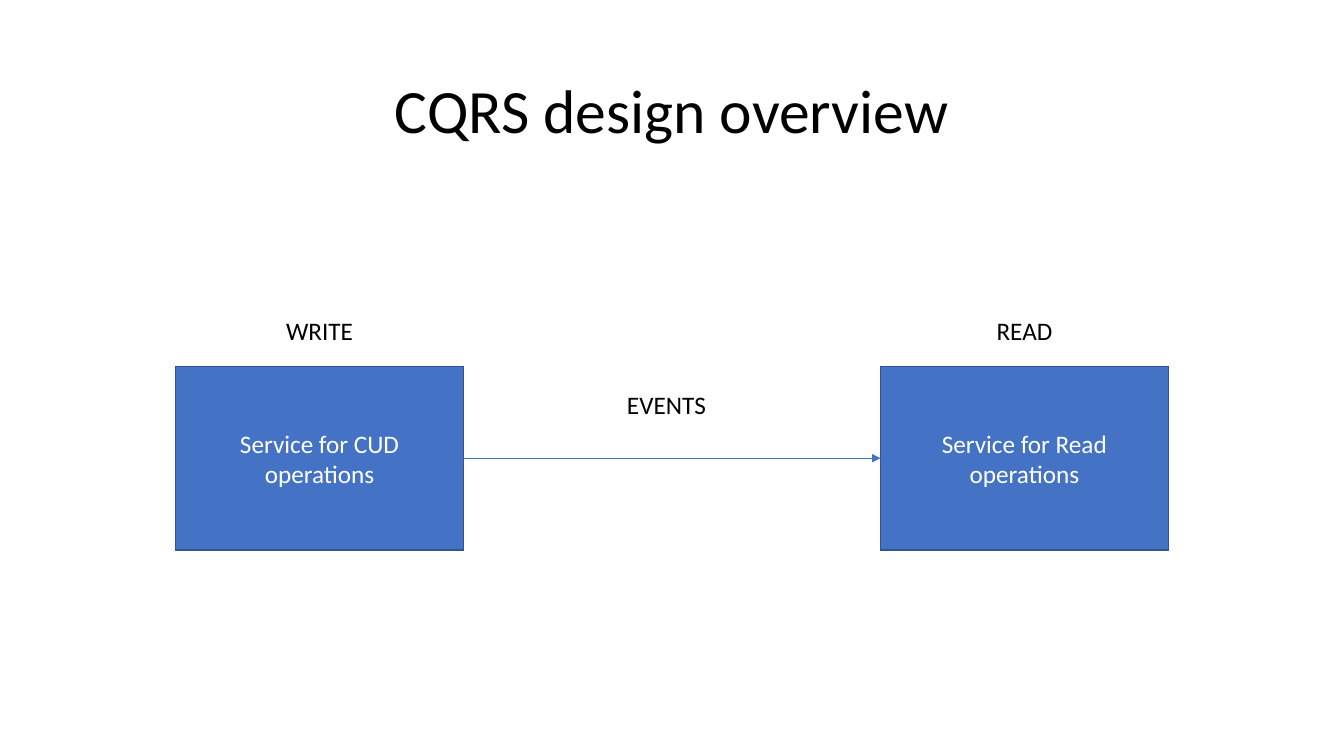
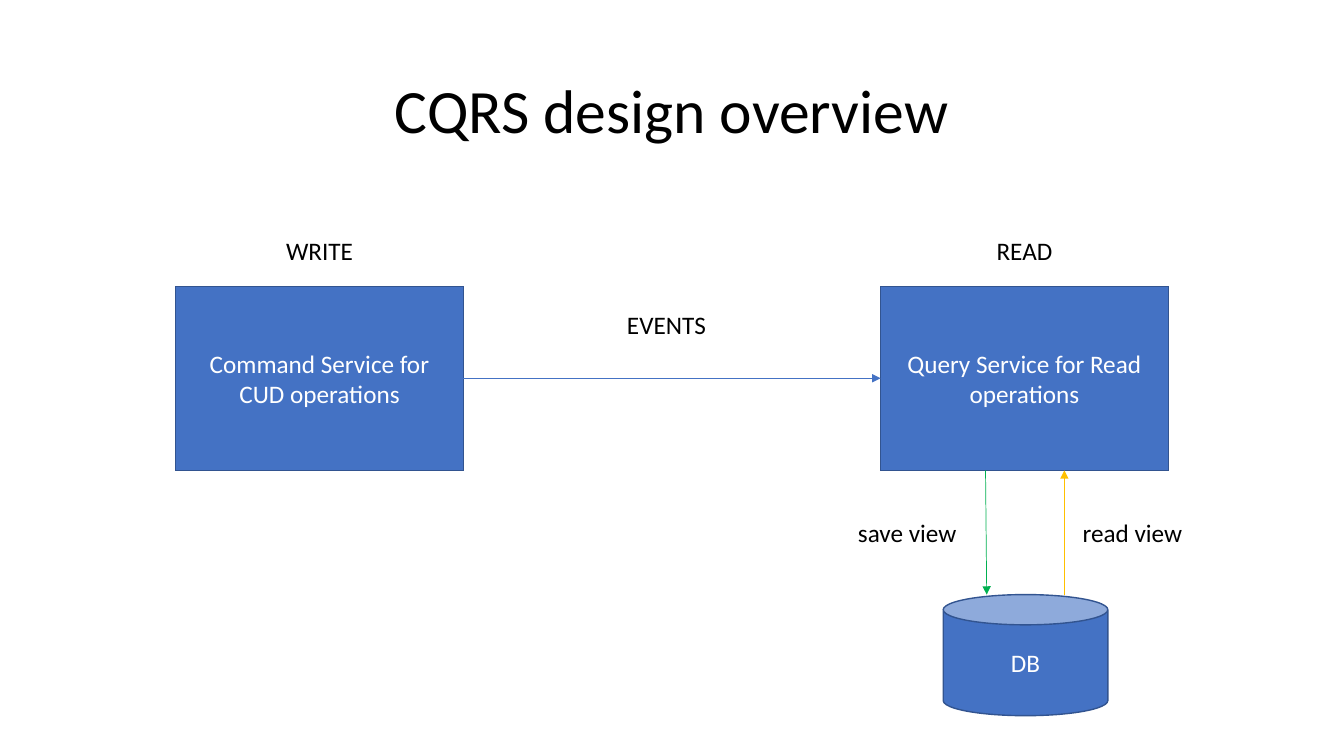
Before and after one commit to Garinych/personal-trainer-management, a slide deck: slide 3 of architecture/CQRS + AXON.pptx. Drawn at 1344x756 pixels with LibreOffice and Linux fonts; fonts in the diff are those of the drawing. Boxes give left, top, right and bottom in pixels: in the first picture for what was removed or moved away, otherwise in the second. Text is boxed around its words. In the diff, an @@ line names an element or a change of style, - is before the commit and + after.

Commit message:
Update presentation

```diff
--- a/architecture/CQRS + AXON.pptx
+++ b/architecture/CQRS + AXON.pptx
@@ text in rectangle at bbox=[210, 355, 429, 407]: text changed @@
-Service for CUD operations
+Command Service for CUD operations
@@ text in rectangle at bbox=[907, 355, 1141, 407]: text changed @@
-Service for Read operations
+Query Service for Read operations
@@ 3 texts, 2 rectangles, 1 arrow: place and size @@
-3 texts, 2 rectangles, 1 arrow at bbox=[175, 323, 1169, 551]
+3 texts, 2 rectangles, 1 arrow at bbox=[175, 243, 1169, 471]
@@ arrow added from (986, 471) to (987, 595), #00B050 0.5 pt @@
@@ arrow added from (1065, 595) to (1065, 471), #FFC000 0.5 pt @@
@@ text added at bbox=[858, 524, 957, 543], 18 pt, text #000000 @@
+save view
@@ text added at bbox=[1083, 524, 1183, 542], 18 pt, text #000000 @@
+read view
@@ cylinder added at bbox=[944, 595, 1108, 716], fill #4472C4, outline #325491 1 pt, 18 pt, text #FFFFFF @@
+DB
```
Also in this commit, not shown: 1 other slide changed, 2 slides added.
